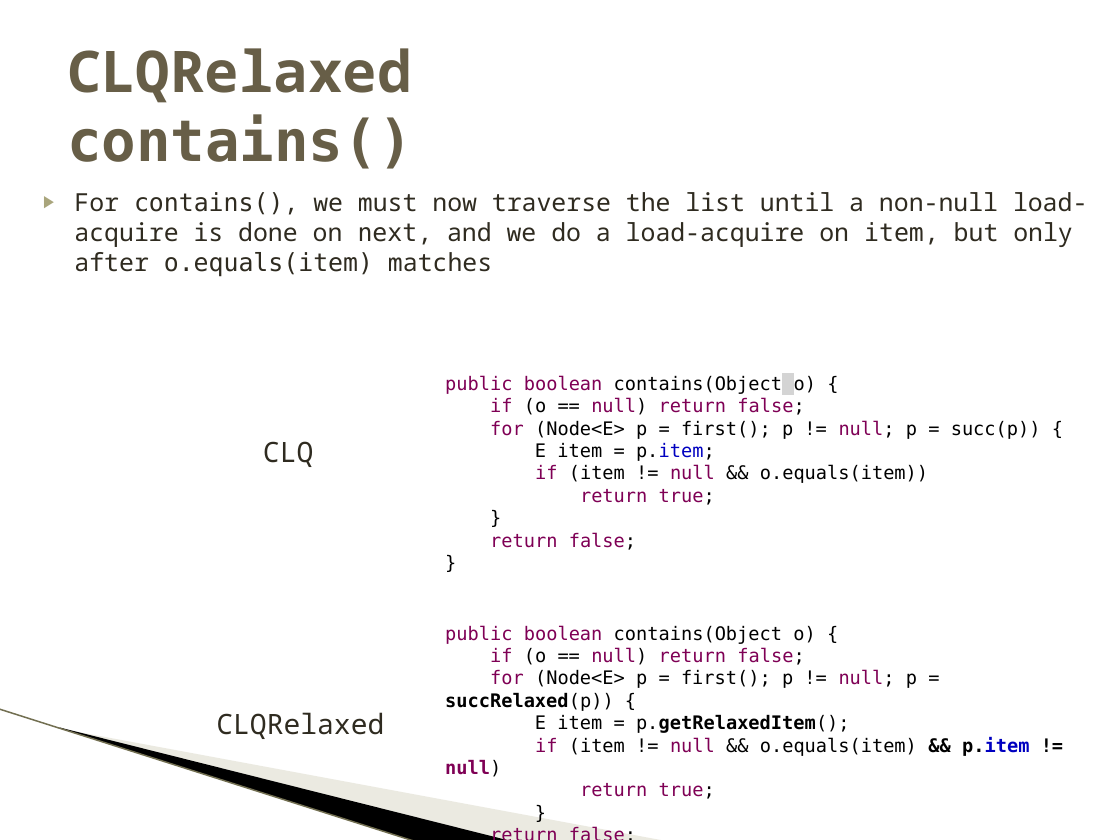
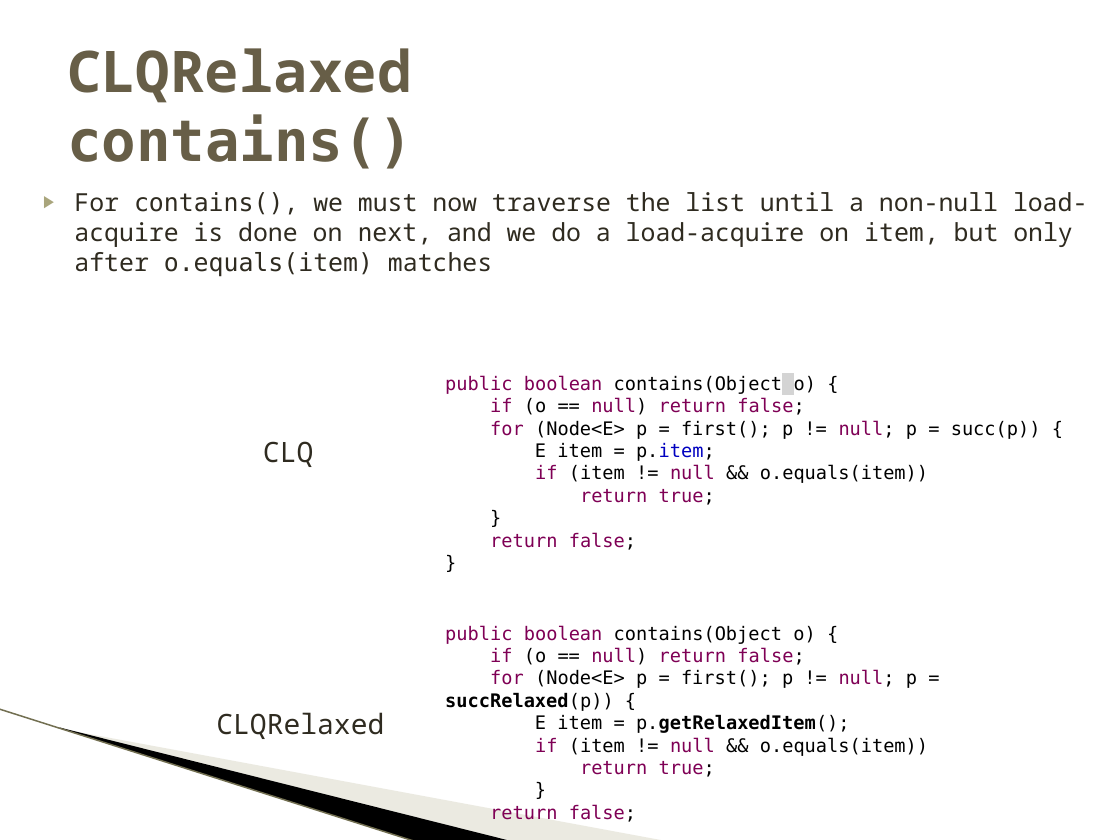
Before and after one commit to pramalhe/ConcurrencyFreaks, a slide deck: slide 13 of Presentations/ConcurrentLinkedQueueRelaxed.pptx. Drawn at 1120x840 pixels with LibreOffice and Linux fonts; fonts in the diff are those of the drawing; background and template pictures are left out. Boxes give left, top, right and bottom in pixels: in the first picture for what was removed or moved away, otherwise in the second. Text is boxed around its words. In the diff, an @@ line names an element or a change of style, - is before the commit and + after.

Commit message:
Removed extra load of item

```diff
--- a/Presentations/ConcurrentLinkedQueueRelaxed.pptx
+++ b/Presentations/ConcurrentLinkedQueueRelaxed.pptx
@@ text at box(535, 737, 928, 756): text changed @@
-if (item != null && o.equals(item) && p.item != null)
+if (item != null && o.equals(item))
```
Also in this commit, not shown: 1 other file.
